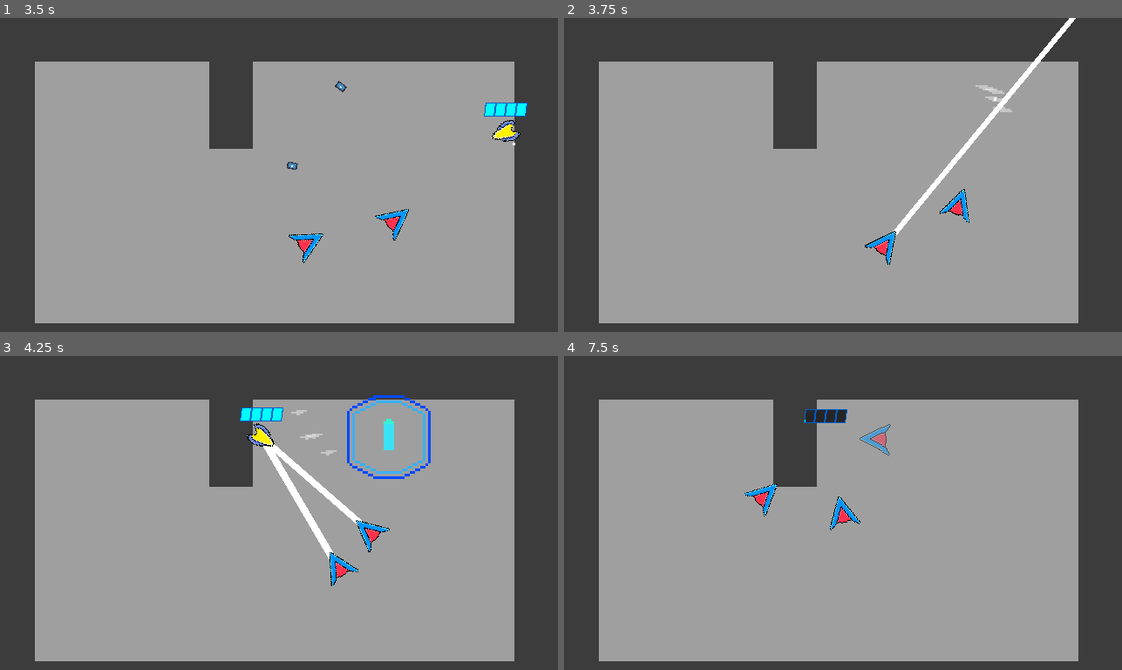
Above: before the commit, frames 1-4 (two rows, left to right).
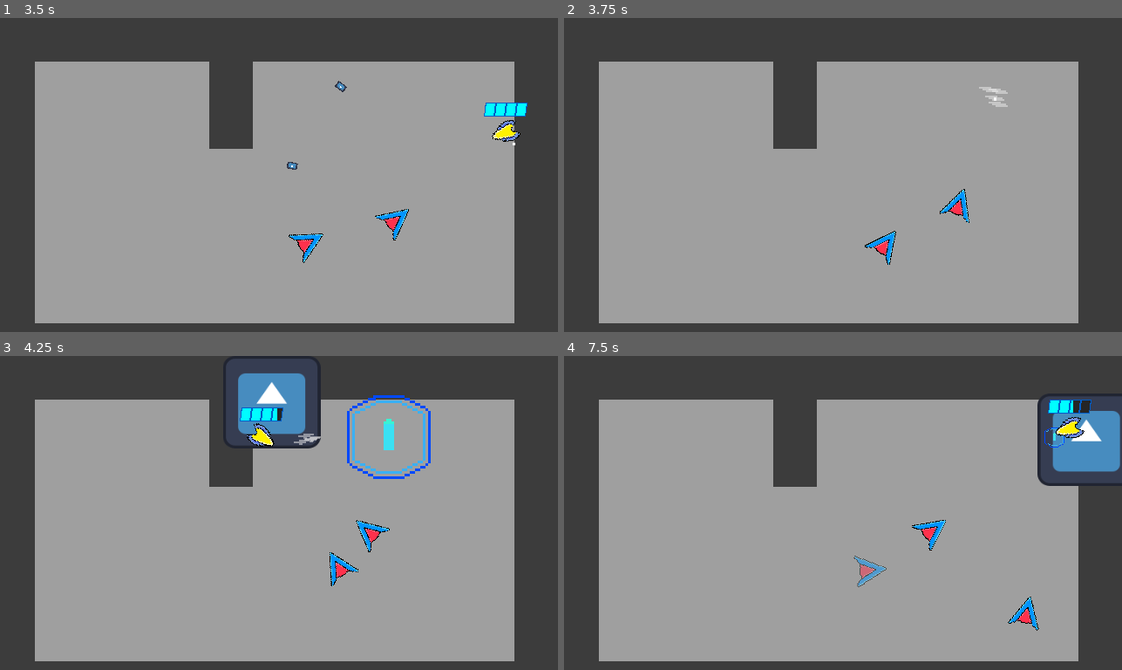
Above: after the commit, the same moments.

Repository: Nick98765432/Space-Blast
Game: Godot game, scene res://Levels/Level levels/node_2d.tscn
Two runs of this game, one before a commit and one after it. Both use one fixed random seed, a clock stepped at 60 frames per second and the inputs below. The engine's default icon, where the game draws it, is replaced by a stand-in: a white triangle on a blue panel in a dark square. Sound files missing from this copy of the repository are replaced by a short silence.
Inputs (mouse positions are in pixels of both pictures, inside the frame that each line leads up to):
- Up to frame 1 (3.5 s): move the mouse to (401, 159) at 0.52 s; press the mouse at (401, 159) at 0.53 s; hold D (right) 0.53-1.28 s; tap Space (parry) at 0.6, 2.3 s; move the mouse to (167, 190) at 1.27 s; release the mouse at (167, 190) at 1.28 s; hold S (down) 1.28-2.03 s; click (167, 190) at 1.35 s; tap 1 (shot) at 1.55, 2.1 s; move the mouse to (334, 105) at 2.02 s; hold D (right) 2.03-2.78 s; move the mouse to (251, 237) at 2.77 s; hold W (up) from 2.78 s (still down); right-click (251, 237) at 2.85 s; click (251, 237) at 3.05 s
- Up to frame 2 (3.75 s): move the mouse to (1010, 222) at 3.52 s; release W (up) at 3.53 s; hold A (left) from 3.53 s (still down); tap Shift (dash) at 3.6 s
- Up to frame 3 (4.25 s): keep holding A (left); tap 1 (shot) at 3.8 s
- Up to frame 4 (7.5 s): move the mouse to (675, 465) at 4.27 s; tap 3 (fullAuto) at 4.35 s; tap Space (parry) at 4.55, 5.85, 6.8 s; move the mouse to (870, 513) at 5.02 s; release A (left) at 5.03 s; press the mouse at (870, 513) at 5.03 s; hold S (down) 5.03-5.78 s; tap E (interact) at 5.1 s; move the mouse to (759, 434) at 5.77 s; release the mouse at (759, 434) at 5.78 s; hold D (right) 5.78-6.53 s; tap 1 (shot) at 6.05, 7.35 s; move the mouse to (965, 497) at 6.52 s; press the mouse at (965, 497) at 6.53 s; hold W (up) 6.53-7.28 s; move the mouse to (731, 528) at 7.27 s; release the mouse at (731, 528) at 7.28 s; hold D (right) from 7.28 s (still down)

Frame 1 is identical in both runs. In frame 2, 0.9% of the frame differs, in the area x 58-92%, y 0-70%; in frame 3, 3.9%; in frame 4, 5.4%, in the area x 32-100%, y 11-88%.

Commit message:
ROCKET DEFENSE

Diff:
--- a/Enemies/Components/attacks.gd
+++ b/Enemies/Components/attacks.gd
@@ -8,6 +8,7 @@
 var chosen: bool = false
 var attackType: int
 var shot : PackedScene = preload("res://Enemies/attacks/enemy energy blast.tscn")
+var rocket : PackedScene = preload("res://Enemies/attacks/EnemyRocket.tscn")
 var parent := get_parent()
 var sounds: Sounds
 var particles: Particles
@@ -110,6 +111,14 @@
 	energy.global_position = parent.global_position
 	get_tree().get_root().add_child(energy)
 
+func shootRocket():
+	var missile = rocket.instantiate()
+	missile.target = player
+	missile.rotation = parent.enemy_sprite.rotation
+	missile.global_position = parent.global_position
+	get_tree().get_root().add_child(missile)
+
+
 func preSingleShot():
 	preShoot(1)
 	sounds.shot_sfx.play()
--- /dev/null
+++ b/Enemies/attacks/EnemyRocket.tscn
@@ -0,0 +1,26 @@
+[gd_scene load_steps=4 format=3 uid="uid://82wmkctyvvyk"]
+
+[ext_resource type="Script" path="res://Enemies/enemy_rocket.gd" id="1_46fo2"]
+[ext_resource type="Texture2D" uid="uid://c31nxwngibvxg" path="res://Levels/Sprites and Assets/icon.svg" id="1_vjgjf"]
+
+[sub_resource type="RectangleShape2D" id="RectangleShape2D_peqp4"]
+size = Vector2(12, 8)
+
+[node name="EnemyRocket" type="Node2D" groups=["enemyProj"]]
+script = ExtResource("1_46fo2")
+
+[node name="Sprite2D" type="Sprite2D" parent="."]
+scale = Vector2(0.117188, 0.078125)
+texture = ExtResource("1_vjgjf")
+
+[node name="Timer" type="Timer" parent="."]
+wait_time = 3.0
+one_shot = true
+autostart = true
+
+[node name="hitbox" type="Area2D" parent="." groups=["enemyProj"]]
+
+[node name="CollisionShape2D" type="CollisionShape2D" parent="hitbox"]
+shape = SubResource("RectangleShape2D_peqp4")
+
+[connection signal="body_entered" from="hitbox" to="." method="_on_hitbox_body_entered"]
--- /dev/null
+++ b/Enemies/attacks/Explosion.tscn
@@ -0,0 +1,17 @@
+[gd_scene load_steps=4 format=3 uid="uid://cqyjxa3mjk6g7"]
+
+[ext_resource type="Texture2D" uid="uid://c31nxwngibvxg" path="res://Levels/Sprites and Assets/icon.svg" id="1_1it6i"]
+[ext_resource type="Script" path="res://Enemies/attacks/explosion.gd" id="1_vjdhu"]
+
+[sub_resource type="CircleShape2D" id="CircleShape2D_2t2k4"]
+radius = 80.0
+
+[node name="Explosion" type="Area2D"]
+script = ExtResource("1_vjdhu")
+
+[node name="Sprite2D" type="Sprite2D" parent="."]
+scale = Vector2(0.875, 0.828125)
+texture = ExtResource("1_1it6i")
+
+[node name="CollisionShape2D" type="CollisionShape2D" parent="."]
+shape = SubResource("CircleShape2D_2t2k4")
--- /dev/null
+++ b/Enemies/attacks/explosion.gd
@@ -0,0 +1,17 @@
+extends Area2D
+class_name explosion
+
+
+var damageDone: bool = false
+
+func _ready() -> void:
+	await get_tree().create_timer(0.2).timeout
+	queue_free()
+
+
+func _process(delta: float) -> void:
+	if not damageDone:
+		for i in get_overlapping_bodies():
+			if i is Player:
+				i.damage(40)
+				damageDone = true
--- /dev/null
+++ b/Enemies/enemy_rocket.gd
@@ -0,0 +1,68 @@
+extends Node2D
+class_name rocket
+
+var speed = 1200
+var isParriable: bool = false
+var ifParried: bool = false
+var damage: float = 40
+var target: Player
+var deflect: bool = false
+var explosion: PackedScene = preload("res://Enemies/attacks/Explosion.tscn")
+@onready var hitbox: Area2D = $hitbox
+
+
+func _ready() -> void:
+	Signals.connect("destroy", _on_destroy)
+
+
+func _physics_process(delta: float) -> void:
+	global_position += transform.x.normalized() * speed * delta
+
+func parried():
+	ifParried = true
+	speed = 900
+	rotation_degrees += 180
+
+func explode():
+	var boom = explosion.instantiate()
+	boom.global_position = global_position
+	get_tree().get_root().add_child(boom)
+	queue_free()
+
+
+func _on_hitbox_body_entered(body: Node2D) -> void:
+	if not(ifParried):
+		if isParriable:
+			#parriable
+			if body is Player:
+				if body.parry == false:
+					if not body.isDashing:
+						explode()
+			if not body.is_in_group("enemies"):
+				explode()
+		else:
+			#unparriable
+			if body is Player:
+				if not body.isDashing:
+					explode()
+			elif not body.is_in_group("enemies"):
+				explode()
+	if ifParried:
+		if not(body is Player):
+			if body.is_in_group("enemies"):
+				body.health_handler.hurt(1)
+			queue_free()
+			#change this to explode later
+
+
+func _on_destroy():
+	queue_free()
+
+func rotateTo(thing):
+	var dir = (thing.global_position - global_position).normalized()
+	var angle = transform.x.angle_to(dir)
+	rotate(sign(angle) * min(get_process_delta_time() * 2, abs(angle)))
+
+
+func _on_timer_timeout() -> void:
+	queue_free()
--- a/Enemies/tele_guy.gd
+++ b/Enemies/tele_guy.gd
@@ -48,5 +48,5 @@
 				attacks.homingShot()
 				enemy_sprite.rotate(deg_to_rad(-90))
 		else:
-				death_beam.shoot()
+				attacks.shootRocket()
 		enemy_sprite.look_at(player.global_position)
